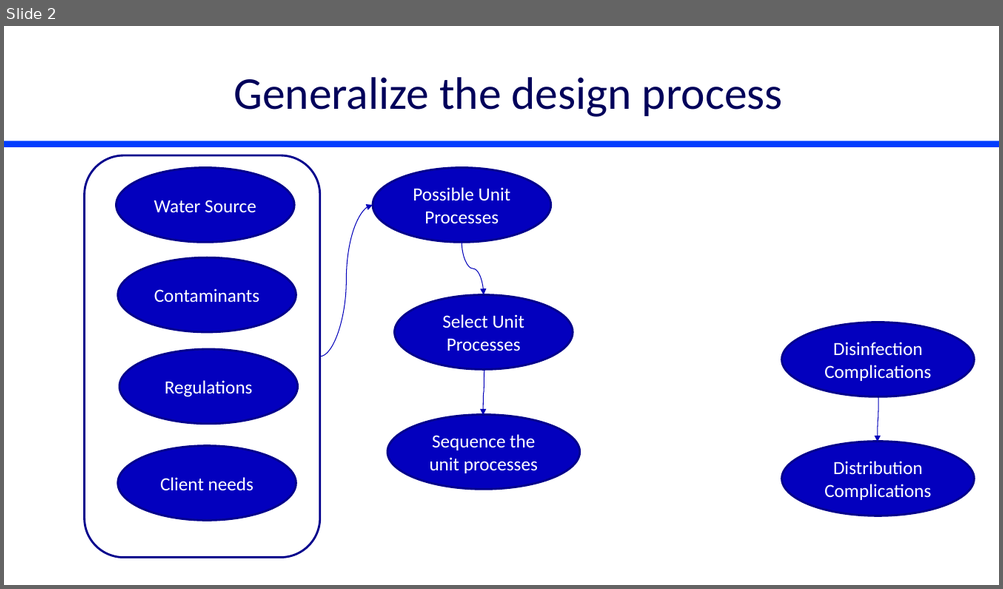
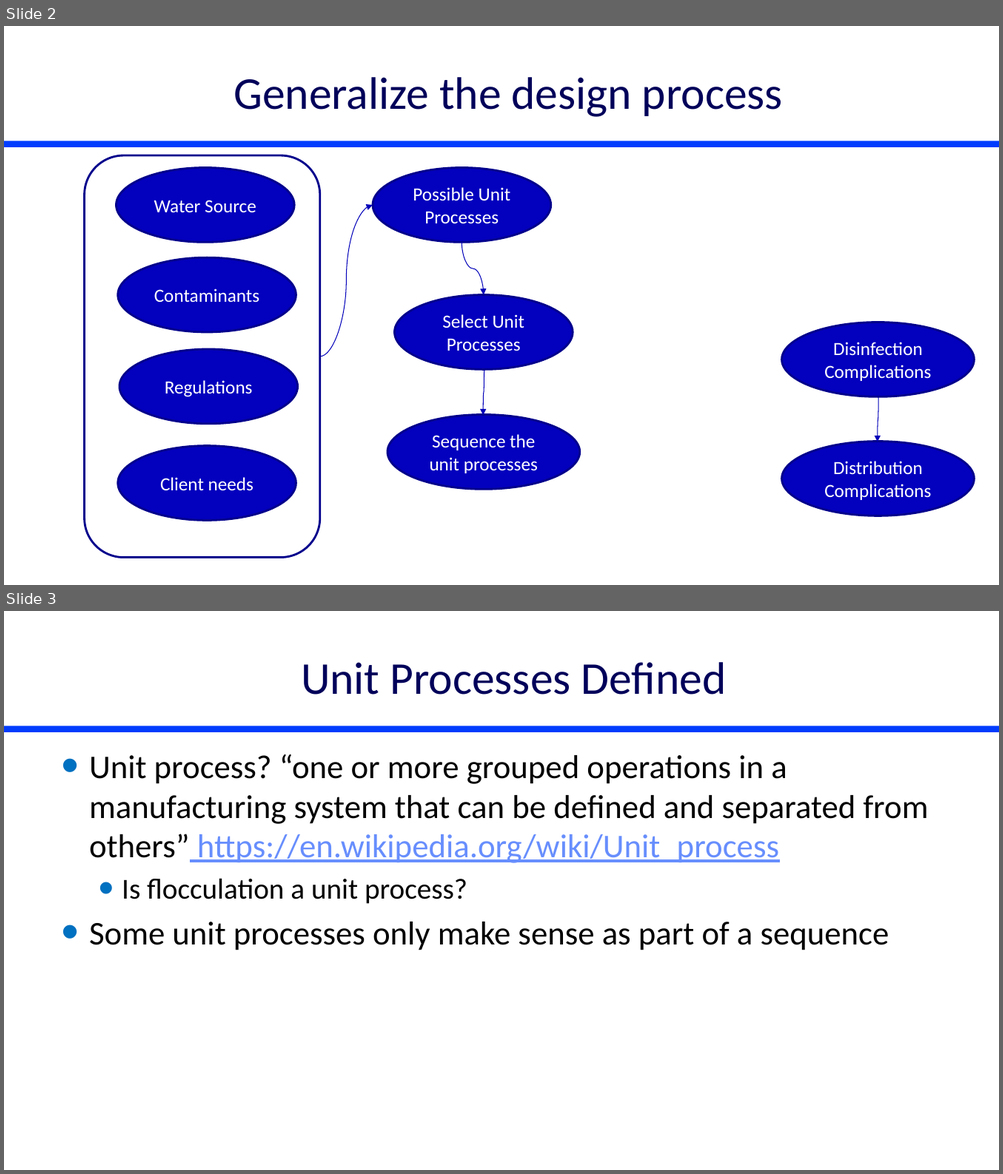
Before and after one commit to monroews/CEE4590, a slide deck: Lectures/Unit Process Selection.pptx. Shown one above the other, each under a label of ours: slide 2 before the commit, slides 2 and 3 after it. The pictures are 1003x589 and 1003x1174 pixels, drawn with LibreOffice and Linux fonts; fonts in the diff are those of the drawing. Boxes give left, top, right and bottom in pixels: in the first picture for what was removed or moved away, otherwise in the second. Text is boxed around its words. In the diff, an @@ line names an element or a change of style, - is before the commit and + after.

```diff
--- a/Lectures/Unit Process Selection.pptx
+++ b/Lectures/Unit Process Selection.pptx
@@ slide 3 added at (x1=4, y1=611, x2=999, y2=1170), background #FFFFFF; not listed: 1 template element that a slide beside it also shows @@
@@ title added at (x1=301, y1=662, x2=726, y2=695), 44 pt, text #00005A @@
+Unit Processes Defined
@@ text added at (x1=89, y1=755, x2=928, y2=951), 32 pt, text #000000 @@
+• Unit process? “one or more grouped operations in a manufacturing system that can be defined and separated from others” https://en.wikipedia.org/wiki/Unit_process
+  • Is flocculation a unit process?
+• Some unit processes only make sense as part of a sequence
```
Also in this commit, not shown: 2 other slides added, 1 slide removed.
